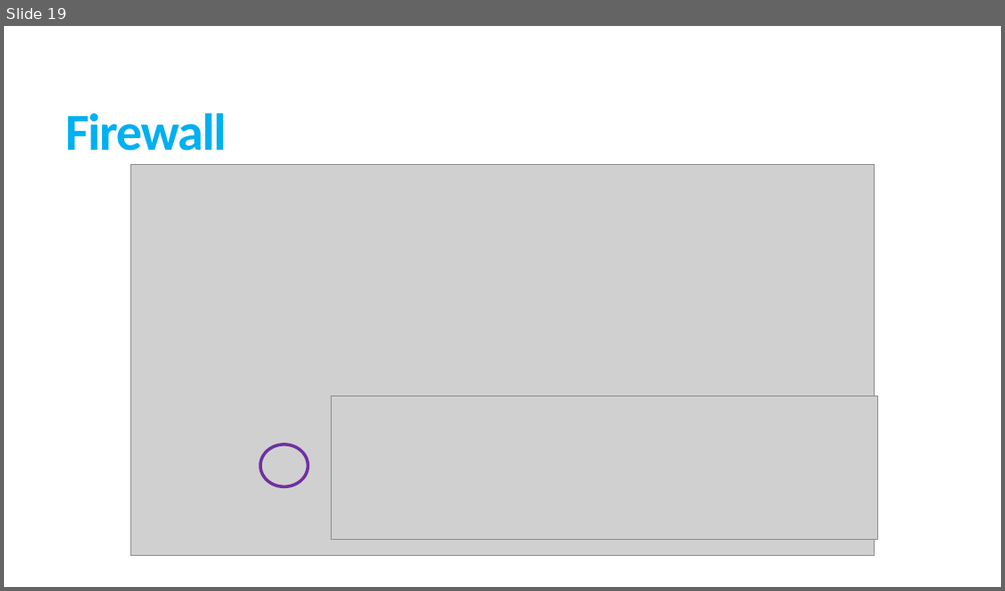
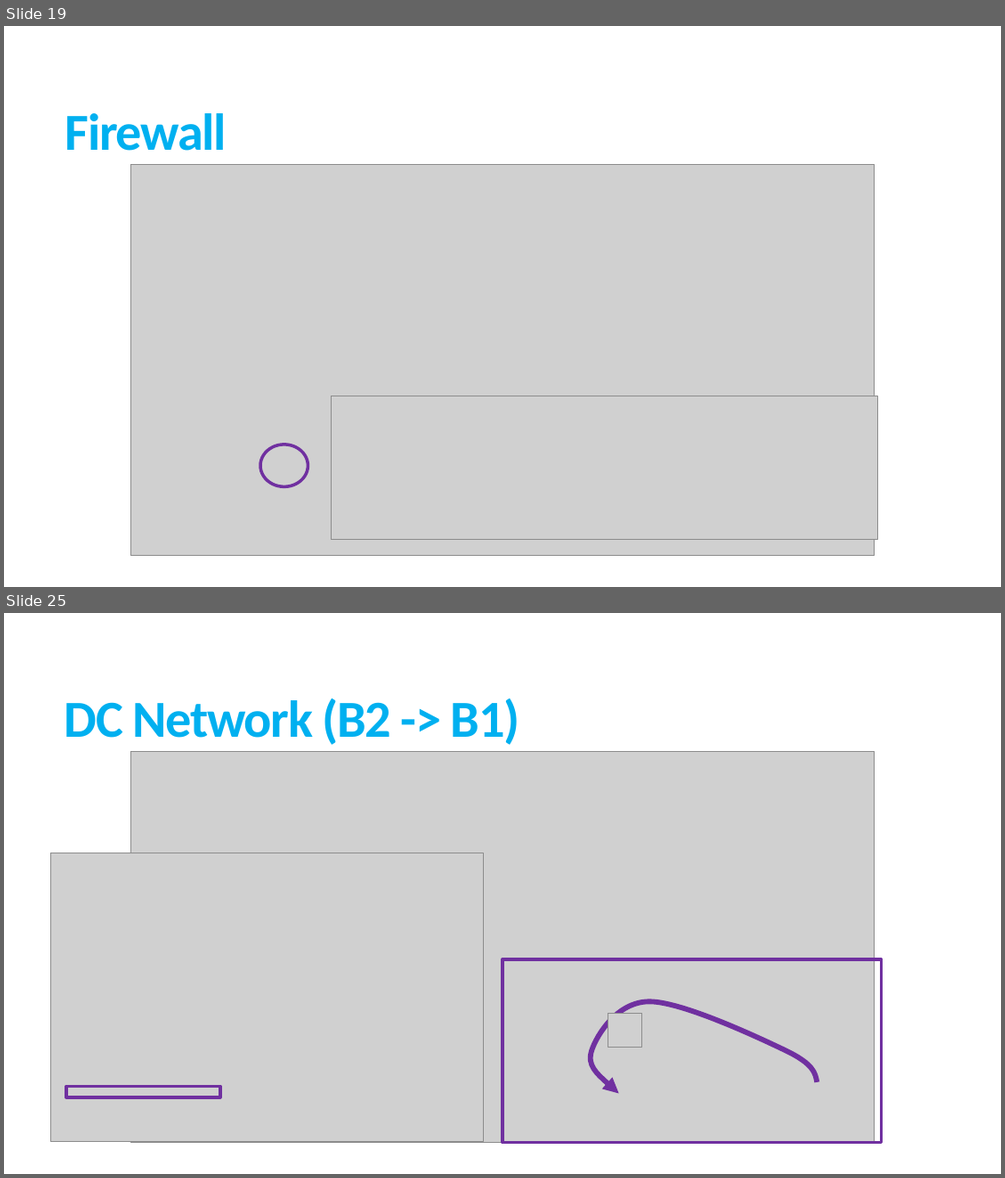
Before and after one commit to creccovalerio/NSD-Project, a slide deck: Presentazione_NSD.pptx. Shown one above the other, each under a label of ours: slide 19 before the commit, slides 19 and 25 after it; the slides between them are not shown. The pictures are 1005x591 and 1005x1178 pixels, drawn with LibreOffice and Linux fonts; fonts in the diff are those of the drawing; grey boxes stand for pictures. Boxes give left, top, right and bottom in pixels: in the first picture for what was removed or moved away, otherwise in the second. Text is boxed around its words. In the diff, an @@ line names an element or a change of style, - is before the commit and + after.

```diff
--- a/Presentazione_NSD.pptx
+++ b/Presentazione_NSD.pptx
@@ slide 25 added at (x1=4, y1=613, x2=1001, y2=1174), background #FFFFFF @@
@@ title added at (x1=65, y1=698, x2=520, y2=745), 50 pt, text #00B0F0, bold @@
+DC Network (B2 -> B1)
@@ picture added at (x1=131, y1=751, x2=874, y2=1143) @@
@@ picture added at (x1=51, y1=853, x2=484, y2=1142) @@
@@ rectangle added at (x1=502, y1=959, x2=882, y2=1142), outline #7030A0 3 pt @@
@@ freeform shape added at (x1=591, y1=1001, x2=817, y2=1093), outline #7030A0 5 pt @@
@@ picture added at (x1=608, y1=1013, x2=642, y2=1046) @@
@@ rectangle added at (x1=66, y1=1086, x2=220, y2=1097), outline #7030A0 3 pt @@
```
Also in this commit, not shown: 5 slides changed, 18 other slides added, 14 other files.
